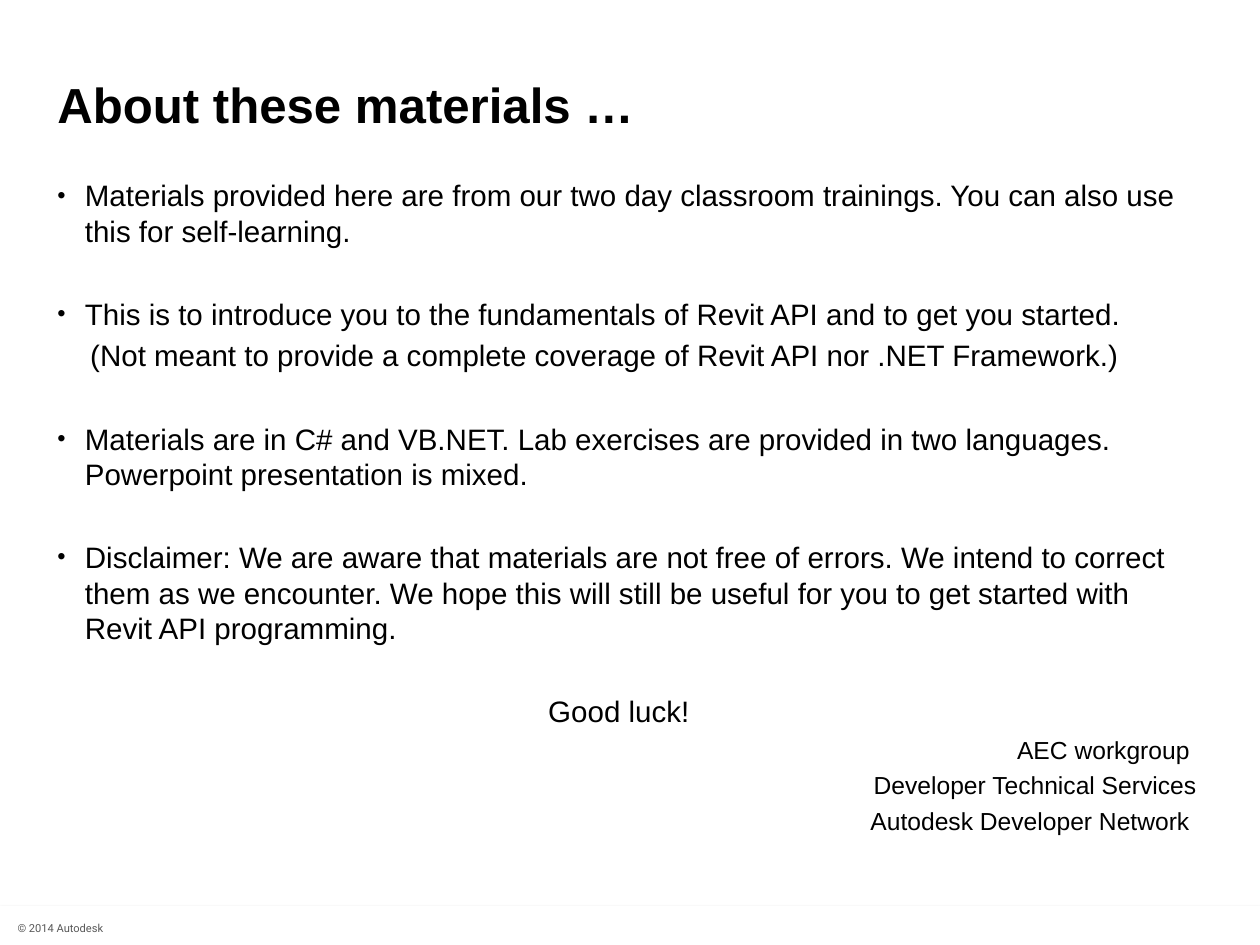
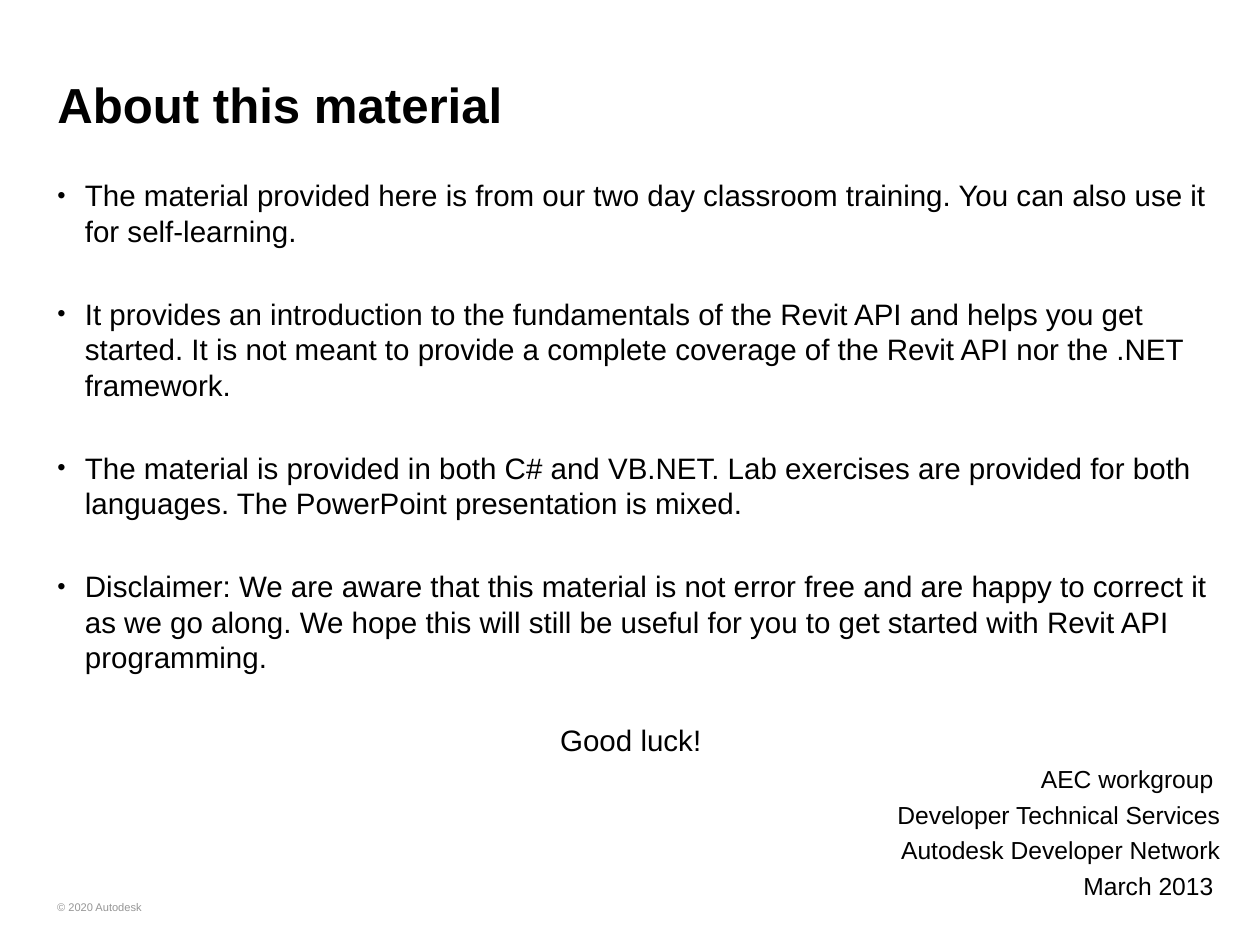
Before and after one commit to ADN-DevTech/RevitTrainingMaterial, a slide deck: slide 2 of Presentation/0_Revit_Programming_Training_Class.pptx. Drawn at 1260x945 pixels with LibreOffice and Linux fonts; fonts in the diff are those of the drawing; background and template pictures are left out. Boxes give left, top, right and bottom in pixels: in the first picture for what was removed or moved away, otherwise in the second. Text is boxed around its words. In the diff, an @@ line names an element or a change of style, - is before the commit and + after.

```diff
--- a/Presentation/0_Revit_Programming_Training_Class.pptx
+++ b/Presentation/0_Revit_Programming_Training_Class.pptx
@@ title at (x1=57, y1=87, x2=502, y2=124): text changed @@
-About these materials …
+About this material
@@ text at (x1=85, y1=184, x2=1220, y2=864): paragraph added @@
+March 2013
@@ text at (x1=85, y1=184, x2=1206, y2=674): text changed @@
-• Materials provided here are from our two day classroom trainings. You can also use this for self-learning.
-• This is to introduce you to the fundamentals of Revit API and to get you started.
-(Not meant to provide a complete coverage of Revit API nor .NET Framework.)
-• Materials are in C# and VB.NET. Lab exercises are provided in two languages. Powerpoint presentation is mixed.
-• Disclaimer: We are aware that materials are not free of errors. We intend to correct them as we encounter. We hope this will still be useful for you to get started with Revit API programming.
+• The material provided here is from our two day classroom training. You can also use it for self-learning.
+• It provides an introduction to the fundamentals of the Revit API and helps you get started. It is not meant to provide a complete coverage of the Revit API nor the .NET framework.
+• The material is provided in both C# and VB.NET. Lab exercises are provided for both languages. The PowerPoint presentation is mixed.
+• Disclaimer: We are aware that this material is not error free and are happy to correct it as we go along. We hope this will still be useful for you to get started with Revit API programming.
@@ text "© 2020 Autodesk" at (x1=68, y1=903, x2=141, y2=911): vertical alignment top to middle @@
@@ text "Introduction to Revit Programming" rewrapped from (x1=498, y1=90, x2=601, y2=110) to (x1=490, y1=893, x2=809, y2=926) @@
@@ rectangle removed at (x1=0, y1=906, x2=1260, y2=945) @@
@@ text at (x1=68, y1=903, x2=141, y2=911): text changed; font Roboto to Arial; text colour #595959 to #969696 @@
-© 2014 Autodesk
+© 2020 Autodesk
```
Also in this commit, not shown: 3 other slides changed, 1 slide added, 1 slide removed, 7 other files.
